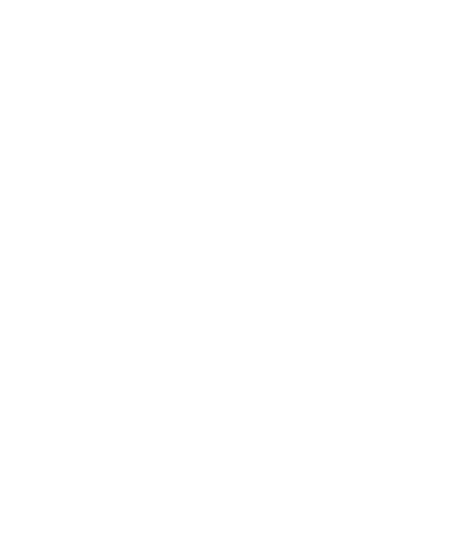
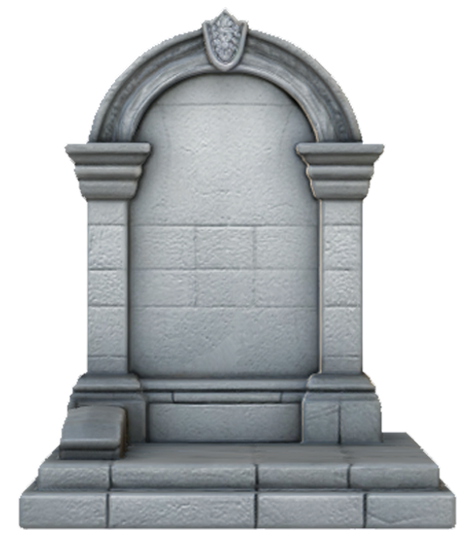
Before/after of a (475, 537) layered artwork. What changed in the layer stack:
added layer "Слой 3" above "Слой 2" over [left=18, top=7, right=457, bottom=530]
